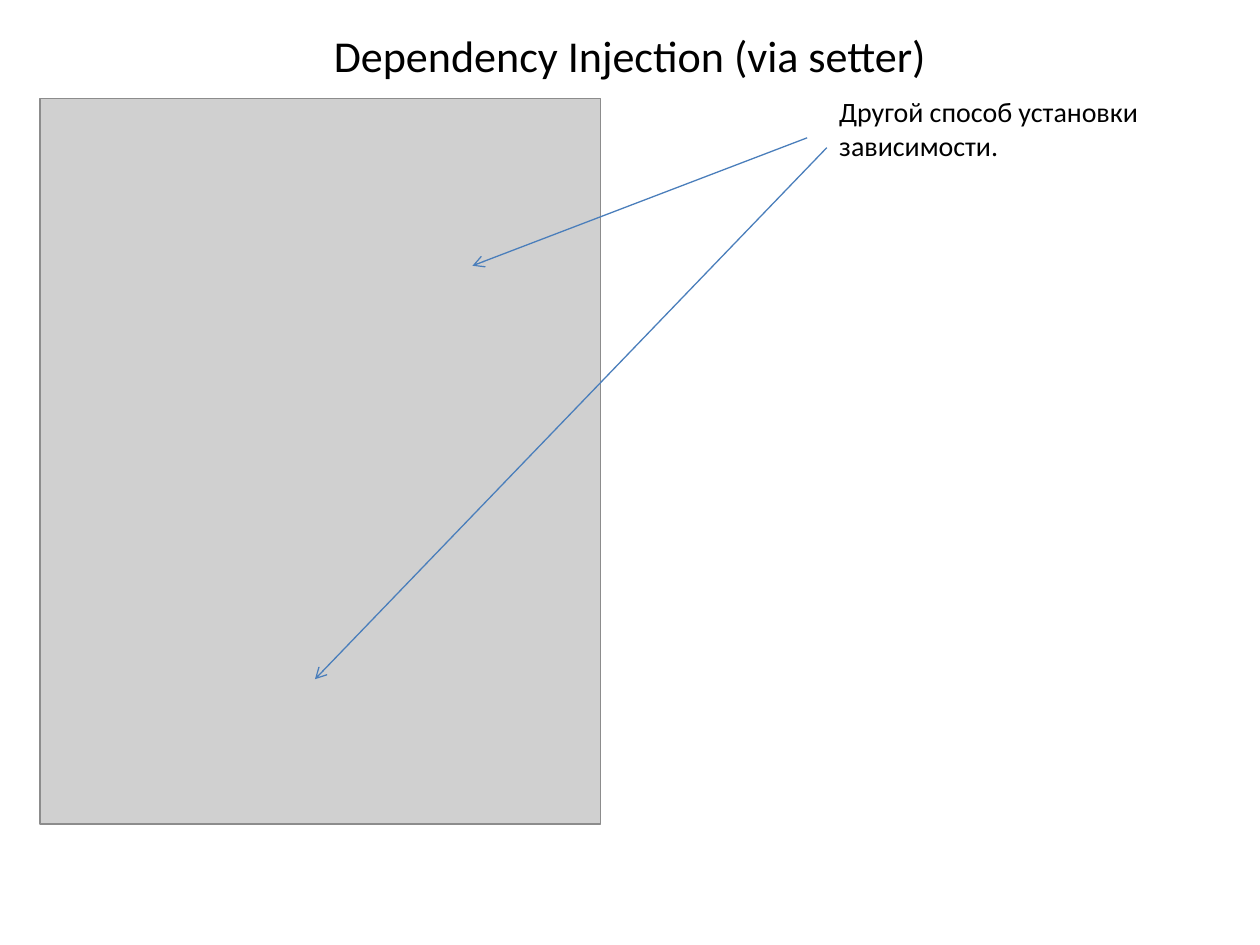
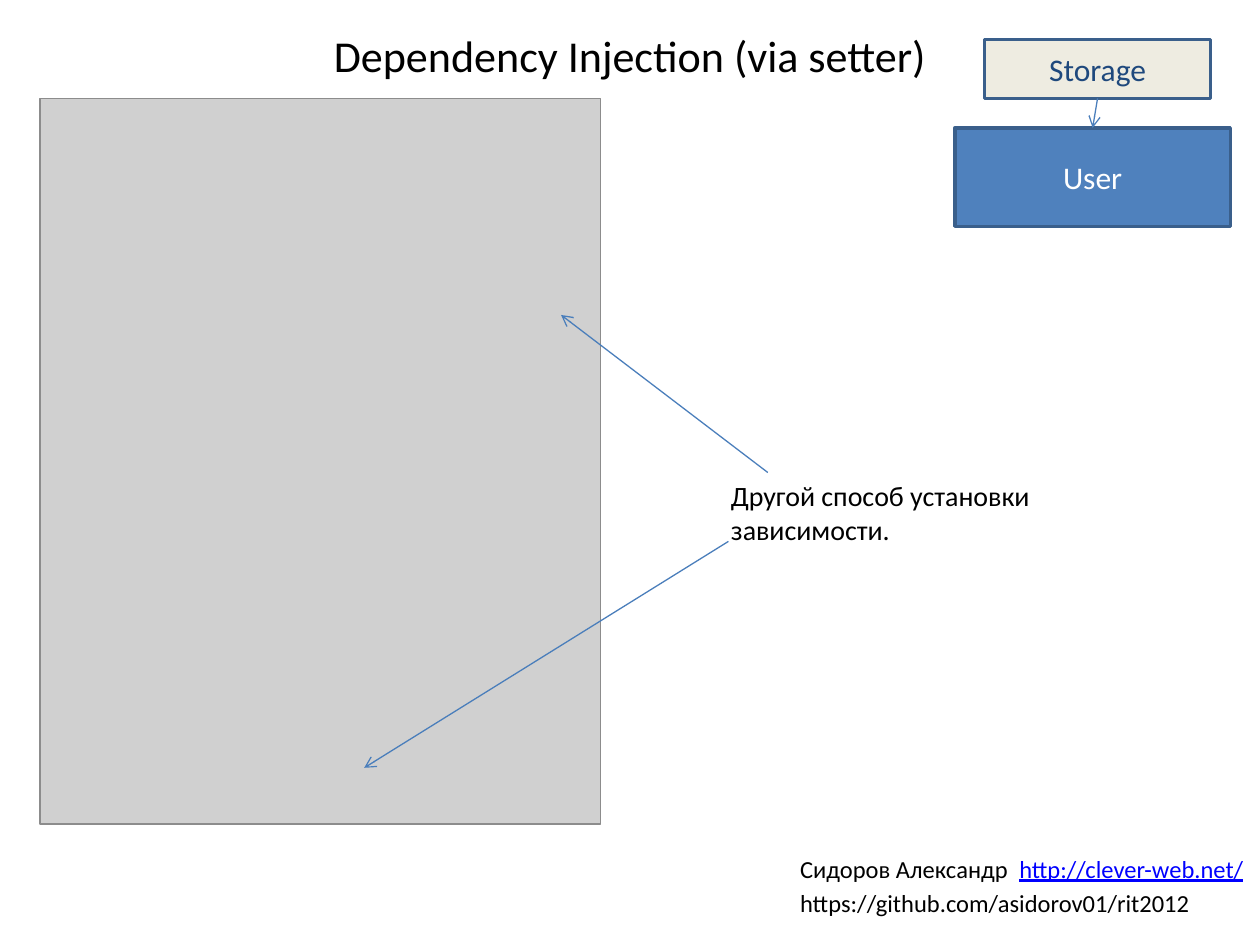
Before and after one commit to asidorov01/rit2012, a slide deck: slide 7 of Inversion of Control.pptx. Drawn at 1260x945 pixels with LibreOffice and Linux fonts; fonts in the diff are those of the drawing; grey boxes stand for pictures. Boxes give left, top, right and bottom in pixels: in the first picture for what was removed or moved away, otherwise in the second. Text is boxed around its words. In the diff, an @@ line names an element or a change of style, - is before the commit and + after.

```diff
--- a/Inversion of Control.pptx
+++ b/Inversion of Control.pptx
@@ rectangle added at [984,39,1211,98], fill #EEECE1, outline #3A5F8C 2 pt, 18 pt, text #1F497D @@
+Storage
@@ arrow added from (1097, 98) to (1092, 129), #4B7EBC 0.75 pt @@
@@ rectangle added at [955,129,1231,227], fill #4F81BD, outline #3A5F8C 2 pt, 18 pt, text #FFFFFF @@
+User
@@ arrow moved from (808, 137) - (472, 266) to (767, 472) - (561, 315) @@
@@ text "Другой способ установки зависимости.": place and size @@
-text "Другой способ установки зависимости." at [839,103,1137,157]
+text "Другой способ установки зависимости." at [731,487,1029,541]
@@ arrow moved from (827, 147) - (315, 679) to (728, 542) - (364, 767) @@
@@ text added at [800,861,1243,917], 14 pt, text #000000 @@
+Сидоров Александр http://clever-web.net/
+https://github.com/asidorov01/rit2012
```
Also in this commit, not shown: 6 other slides changed, 6 slides added, 2 slides removed, 13 other files.
